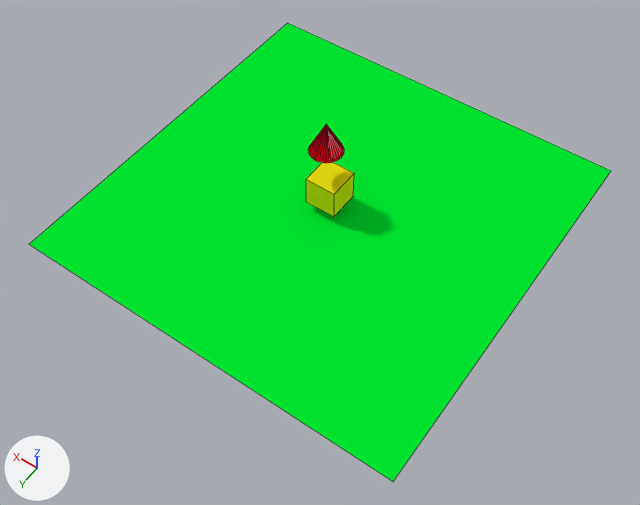
A saved change to the Blender file src/test/resources/unit_tests/constraints.blend.
Rendered twice from a 50 mm lens placed at (-20.0, 29.0, 40.5), pointed at (-1.8, 3.5, 0.4). Arrows for +X, +Y and +Z are at lower left; the lights stay in place. Mesh edges are drawn as thin lines.
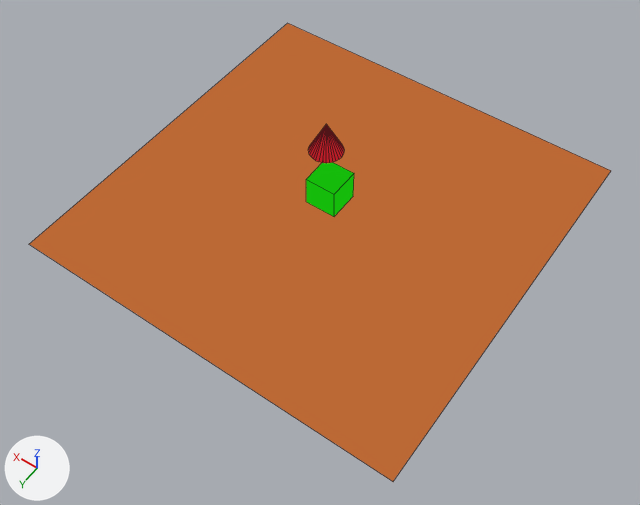
Diff of the bpy script that builds the scene:
```diff
--- a/src/test/resources/unit_tests/constraints.blend.py
+++ b/src/test/resources/unit_tests/constraints.blend.py
@@ ng_common_matdefs_misc_unshaded_j3md__jme @@
+ng_common_matdefs_misc_unshaded_j3md__jme = bpy.data.node_groups.new('!Common/MatDefs/Misc/Unshaded.j3md; JME', 'ShaderNodeTree')
+# nodes: AddShader, BsdfTransparent, Emission, LightPath, Mix, MixShader
+# colours: white #ffffff
@@ mat_material_003 @@
+mat_material_003 = bpy.data.materials.new('Material.003')
+# nodes: Group, OutputMaterial, RGB
+# colours: white #ffffff, black #000000, green #15bc0b
@@ mat_material_005 @@
+mat_material_005 = bpy.data.materials.new('Material.005')
+# nodes: Group, OutputMaterial, RGB
+# colours: white #ffffff, black #000000, orange #bc6935
@@ me_plane @@
 me_plane.from_pydata(...)  # 4 vertices, 1 face; spans x -1.0..1.0, y -1.0..1.0, z 0.0
-me_plane.materials.append(mat_material_002)  # green #00e730
+me_plane.materials.append(mat_material_005)
@@ me_cube @@
 me_cube.from_pydata(...)  # 8 vertices, 6 faces; spans x -1.0..1.0, y -1.0..1.0, z -1.0..1.0
-me_cube.materials.append(mat_material)  # yellow #e7de13
+me_cube.materials.append(mat_material_003)
```

Where the change shows, as pixel boxes (x1, y1, x2, y2) in the pictures (640 x 505 px):
'Plane', recoloured (green to orange)
    both: (29, 23, 611, 481)
'Cube', recoloured
    both: (306, 162, 354, 217)
